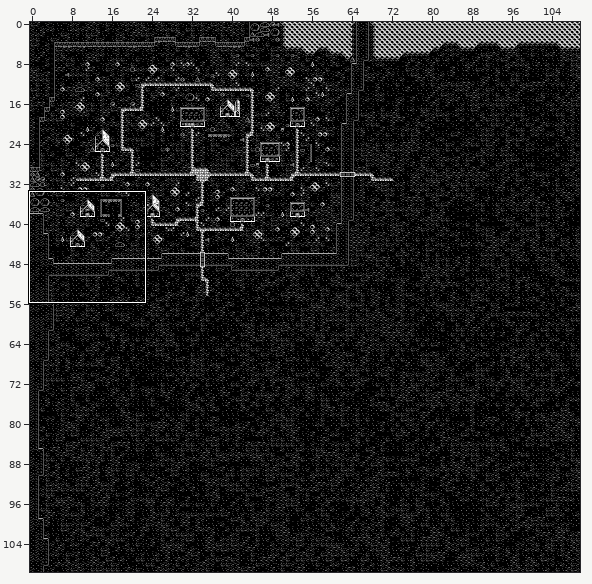
Two versions of a level (Tiled map, assets/maps/outdoor.tmx). Above: a wide view before the commit, with the close-up outlined.
Close-up. The starting point:
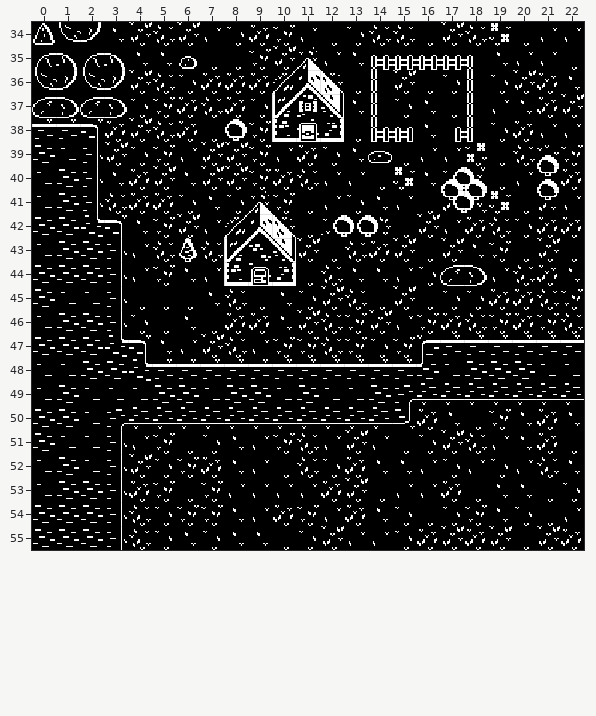
Cells are 16x16 px. Shown: x 0..22, y 34..55. The commit also changed other parts of the map, which this record leaves out.
After the commit:
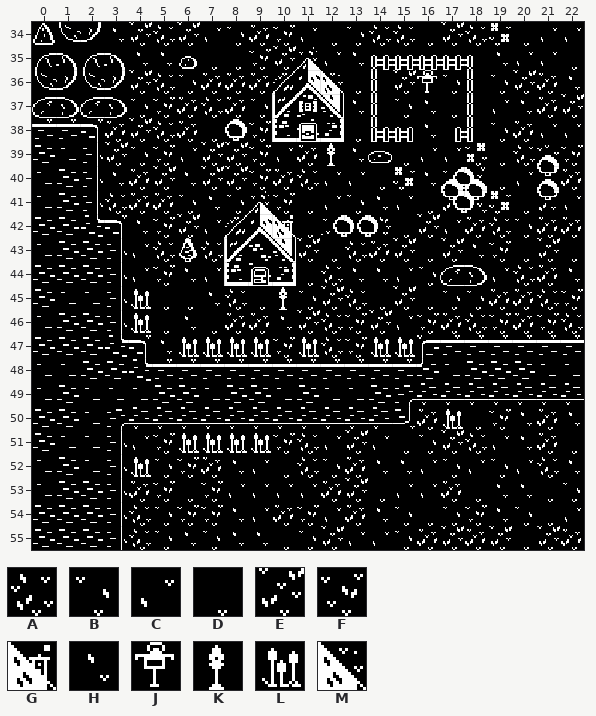
Key: from "world": A 6, B 8, C 9, D 10, E 22, F 23, G 79, H 89, J 123, K 134, L 142, M 146.
_ is an empty cell, . an unchanged one.
Changes in this commit:
--- layer "Ground"
@@ x 16..16 @@
-36 D
+36 J
@@ x 12..12 @@
-39 B
+39 K
@@ x 10..10 @@
-42 M
+42 G
@@ x 4..15 @@
-45 D.....H.....
-46 B...........
-47 ..CEAC.F..BF
+45 L.....K.....
+46 L...........
+47 ..LLLL.L..LL
@@ x 4..17 @@
-50 .............H
-51 ..DBHC........
-52 E.............
+50 .............L
+51 ..LLLL........
+52 L.............
